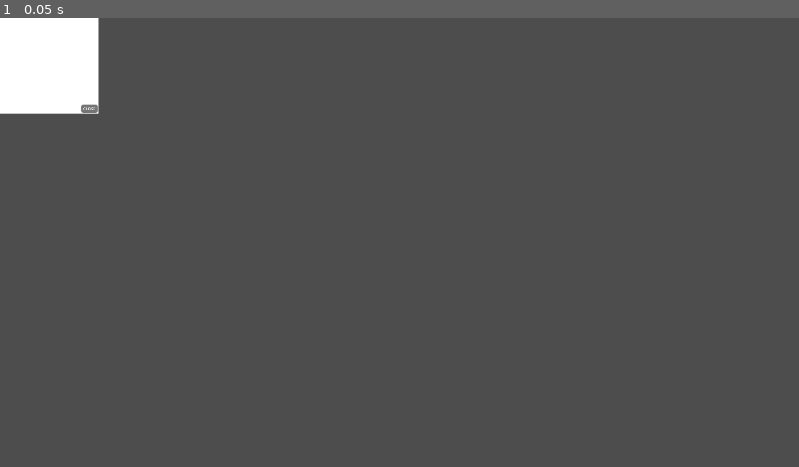
Above: before the commit, frame 1.
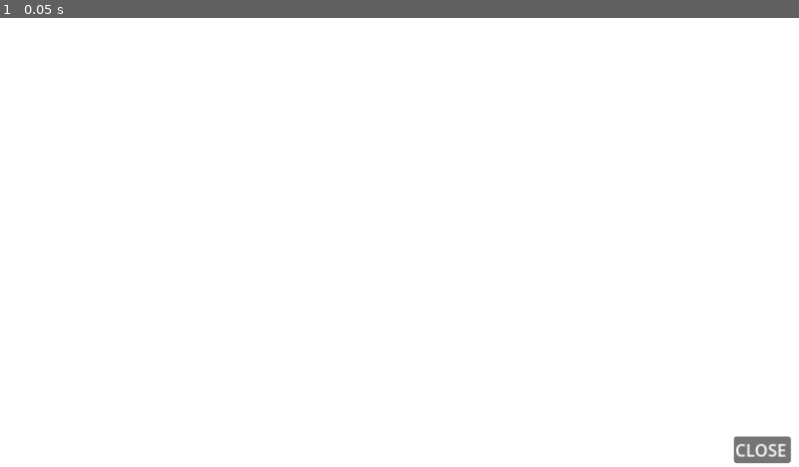
Above: after the commit, the same moment.

Repository: mitchglitchisdabestg/trust-no.-1game-jam
Game: Godot game, scene res://Scenes/Puzzles/Puzzle groundwork.tscn
The game is run twice, just before and just after one commit, with the same random seed, the same clock (stepped at 60 frames per second) and the same inputs. This scene is started directly instead of the project's main scene.
Inputs:
- Up to frame 1 (0.05 s): no input

The runs differ from the first frame. In frame 1, 97% of the frame differs, in the area x 0-100%, y 0-100%.

Commit message:
Did some more work on the puzzle screen groundwork (made the tscn fit the whole screen

Diff:
--- a/Scenes/Puzzles/Puzzle groundwork.tscn
+++ b/Scenes/Puzzles/Puzzle groundwork.tscn
@@ -10,11 +10,11 @@
 
 [node name="ColorRect" type="ColorRect" parent="." unique_id=210102783]
 layout_mode = 1
-anchors_preset = -1
-anchor_right = 0.123
-anchor_bottom = 0.21300001
-offset_right = 0.30400085
-offset_bottom = -0.024002075
+anchors_preset = 15
+anchor_right = 1.0
+anchor_bottom = 1.0
+grow_horizontal = 2
+grow_vertical = 2
 
 [node name="TitleLabel" type="Label" parent="." unique_id=1588801652]
 layout_mode = 1
@@ -34,30 +34,33 @@
 
 [node name="CloseButton" type="Button" parent="." unique_id=380983017]
 layout_mode = 0
-offset_left = 116.99999
-offset_top = 125.0
-offset_right = 136.57256
-offset_bottom = 137.0
-scale = Vector2(1.2262067, 1)
+offset_left = 1058.0
+offset_top = 604.0
+offset_right = 1118.0
+offset_bottom = 634.0
+scale = Vector2(1.3703374, 1.2761503)
 
 [node name="CloseLabel" type="Label" parent="." unique_id=658098949]
 layout_mode = 0
-offset_left = 120.0
-offset_top = 127.0
-offset_right = 170.0
-offset_bottom = 150.0
-scale = Vector2(0.35, 0.35)
+offset_left = 1060.0
+offset_top = 606.0
+offset_right = 1110.0
+offset_bottom = 629.0
+scale = Vector2(1.5, 1.5)
 text = "Close"
 uppercase = true
 
 [node name="MarginContainer" type="MarginContainer" parent="." unique_id=554499783]
 layout_mode = 1
 anchors_preset = -1
-anchor_left = 0.006
-anchor_top = 0.012
-anchor_right = 0.116000004
-anchor_bottom = 0.187
-offset_left = 0.08799982
-offset_top = 0.22399998
-offset_right = 0.36799622
-offset_bottom = -0.1760025
+anchor_left = 0.17500001
+anchor_top = 0.032
+anchor_right = 0.81700003
+anchor_bottom = 0.85800004
+offset_left = 0.39997864
+offset_top = 0.26399994
+offset_right = -612.184
+offset_bottom = -421.984
+grow_horizontal = 2
+grow_vertical = 2
+scale = Vector2(5.8193545, 4.7367353)
